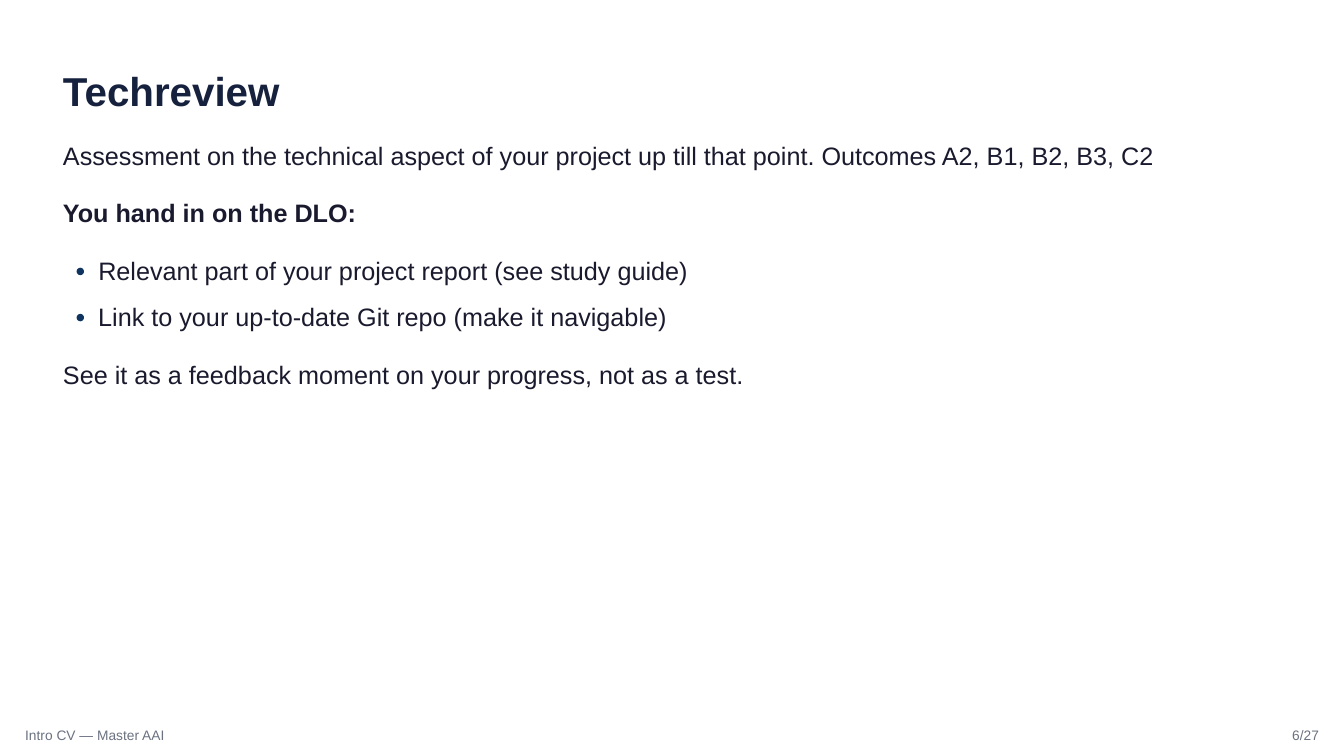
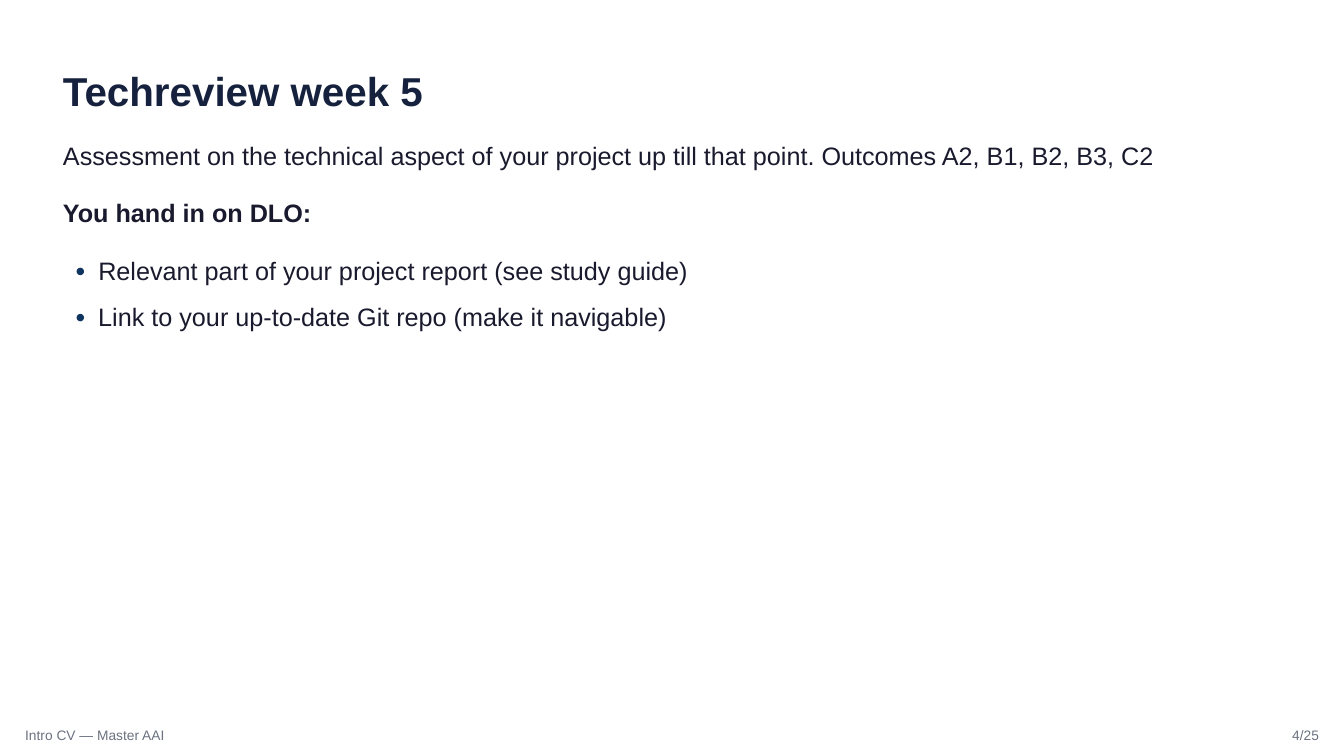
Before and after one commit to MichielBontenbal/hva-lectures, a slide deck: slide 4 of slides/intro_CV/slides.pptx (slide 6 before the commit). Drawn at 1344x756 pixels with LibreOffice and Linux fonts; fonts in the diff are those of the drawing. Boxes give left, top, right and bottom in pixels: in the first picture for what was removed or moved away, otherwise in the second. Text is boxed around its words. In the diff, an @@ line names an element or a change of style, - is before the commit and + after.

```diff
--- a/slides/intro_CV/slides.pptx
+++ b/slides/intro_CV/slides.pptx
@@ text at [63, 76, 422, 107]: text changed @@
-Techreview
+Techreview week 5
@@ text at [63, 203, 312, 223]: text changed @@
-You hand in on the DLO:
+You hand in on DLO:
@@ text removed at [63, 365, 744, 390] @@
-See it as a feedback moment on your progress, not as a test.
@@ text at [1292, 730, 1319, 740]: text changed @@
-6/27
+4/25
```
Also in this commit, not shown: 24 other slides changed, 2 slides removed, 2 other files.
